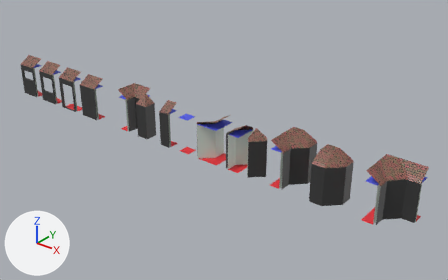
Before and after pictures for a commit that changed the Blender file DemoAssets/ModularBuildings.blend.
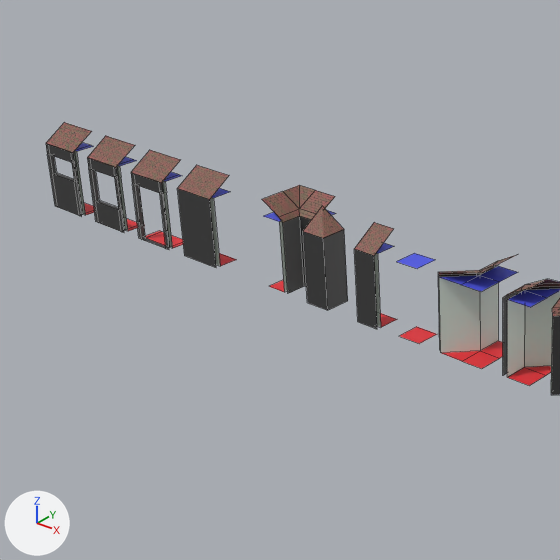
Old and new are each drawn whole from a 50 mm lens placed at (31.4, -33.3, 23.1), pointed at (1.5, 4.0, -0.1) and again close up on the part from 0% to 56% of the width and 0% to 90% of the height. Lighting does not change. The marker at lower left points along +X, +Y and +Z. The close-ups show mesh edges as thin lines.

Names of what the first close-up shows: 'Vert.004', 'Vert.005', 'Vert.006', 'Vert.007', 'Vert.008', 'Vert.018', 'Vert.019', 'Vert.020', 'Vert.021', 'Vert.022', 'Vert.023', 'Vert.024', 'Vert.025', 'ciel.003'.
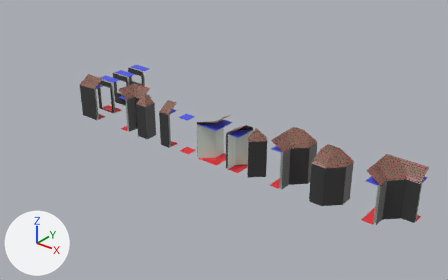
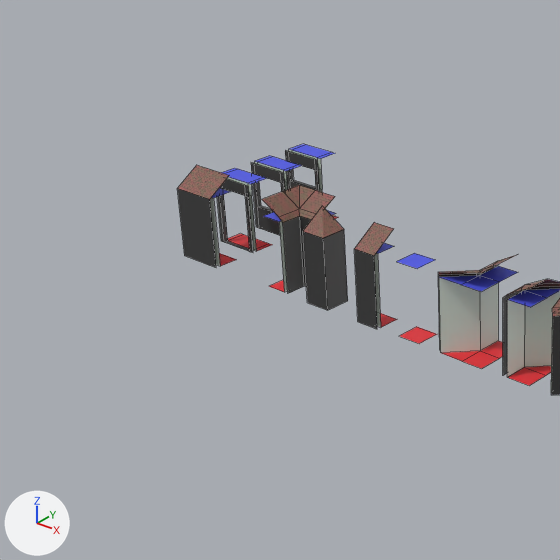
Edits to the bpy script that builds the scene:
```text
Add me_vert_024_lod_0_1:
    me_vert_024_lod_0_1.from_pydata(...)  # 38 vertices, 26 faces, 7 loose edges; spans x 0.0..2.0, y -0.1..1.0, z 0.0..3.0
    # faces by material slot: [13, 7, 3, 3]
    me_vert_024_lod_0_1.materials.append(mat_wall_exterior)  # black #3b3b3b
    me_vert_024_lod_0_1.materials.append(mat_wall_interior)  # white #dce7dc
    me_vert_024_lod_0_1.materials.append(mat_floor)  # red #e72c35
    me_vert_024_lod_0_1.materials.append(mat_ciel)  # blue #4c56e7
Add me_vert_022_lod_0_1:
    me_vert_022_lod_0_1.from_pydata(...)  # 38 vertices, 26 faces, 7 loose edges; spans x 0.0..2.0, y -0.1..1.0, z 0.0..3.0
    # faces by material slot: [13, 7, 3, 3]
    me_vert_022_lod_0_1.materials.append(mat_wall_exterior)  # black #3b3b3b
    me_vert_022_lod_0_1.materials.append(mat_wall_interior)  # white #dce7dc
    me_vert_022_lod_0_1.materials.append(mat_floor)  # red #e72c35
    me_vert_022_lod_0_1.materials.append(mat_ciel)  # blue #4c56e7
Add me_vert_020_lod_0_1:
    me_vert_020_lod_0_1.from_pydata(...)  # 32 vertices, 20 faces, 7 loose edges; spans x 0.0..2.0, y -0.1..1.0, z 0.0..3.0
    # faces by material slot: [9, 5, 3, 3]
    me_vert_020_lod_0_1.materials.append(mat_wall_exterior)  # black #3b3b3b
    me_vert_020_lod_0_1.materials.append(mat_wall_interior)  # white #dce7dc
    me_vert_020_lod_0_1.materials.append(mat_floor)  # red #e72c35
    me_vert_020_lod_0_1.materials.append(mat_ciel)  # blue #4c56e7
Remove ob_vert_020:
    ob_vert_020 = bpy.data.objects.new('Vert.020', me_vert_020_lod_0)
    ob_vert_020.location = (-15.0, 0.0, 0.0)
Remove ob_vert_021:
    ob_vert_021 = bpy.data.objects.new('Vert.021', me_vert_021_lod_0)
    ob_vert_021.location = (-15.0, 0.0, 0.0)
Remove ob_vert_022:
    ob_vert_022 = bpy.data.objects.new('Vert.022', me_vert_022_lod_0)
    ob_vert_022.location = (-18.0, 0.0, 0.0)
Remove ob_vert_023:
    ob_vert_023 = bpy.data.objects.new('Vert.023', me_vert_023_lod_0)
    ob_vert_023.location = (-18.0, 0.0, 0.0)
Remove ob_vert_024:
    ob_vert_024 = bpy.data.objects.new('Vert.024', me_vert_024_lod_0)
    ob_vert_024.location = (-21.0, 0.0, 0.0)
Remove ob_vert_025:
    ob_vert_025 = bpy.data.objects.new('Vert.025', me_vert_025_lod_0)
    ob_vert_025.location = (-21.0, 0.0, 0.0)
Add ob_wall_straight_double_window_higih:
    ob_wall_straight_double_window_higih = bpy.data.objects.new('wall_straight_double_window_higih', me_vert_024_lod_0_1)
    ob_wall_straight_double_window_higih.location = (-12.0, 6.0, 0.0)
Add ob_wall_straight_double_window_big:
    ob_wall_straight_double_window_big = bpy.data.objects.new('wall_straight_double_window_big', me_vert_022_lod_0_1)
    ob_wall_straight_double_window_big.location = (-12.0, 4.0, 0.0)
Add ob_wall_straight_double_door:
    ob_wall_straight_double_door = bpy.data.objects.new('wall_straight_double_door', me_vert_020_lod_0_1)
    ob_wall_straight_double_door.location = (-12.0, 2.0, 0.0)
```

Boxes (x1, y1, x2, y2) around the edits, measured in the close-ups (560 x 560 px):
'Vert.024', deleted (black): before (46, 142, 94, 216)
'wall_straight_double_door', added: after (217, 168, 272, 253)
'Vert.022', deleted (black): before (87, 157, 138, 232)
'Vert.020', deleted: before (131, 172, 183, 250)
'wall_straight_double_window_big', added (black): after (251, 156, 302, 235)
'wall_straight_double_window_higih', added: after (285, 144, 338, 219)
'Vert.021', deleted: before (131, 150, 180, 183)
'Vert.023', deleted: before (87, 136, 135, 167)
'Vert.025', deleted: before (46, 122, 92, 153)
